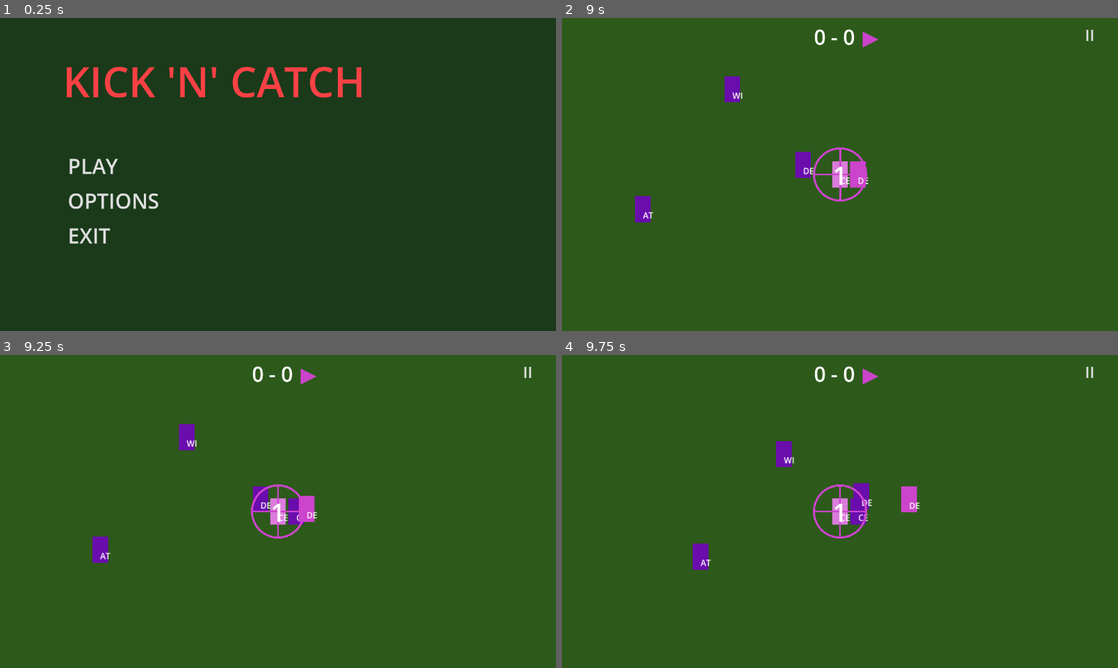
Above: before the commit, frames 1-4 (two rows, left to right).
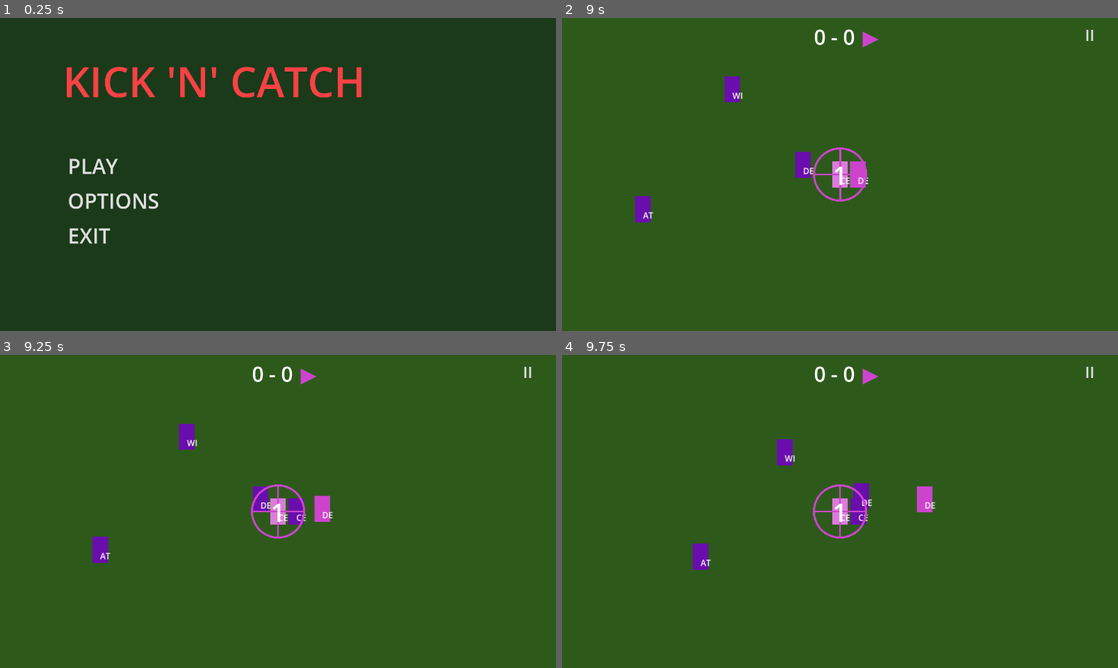
Above: after the commit, the same moments.

Repository: DockerSox/kick-n-catchv3
Game: Godot game, scene res://Scenes/title.tscn
Two runs of this game, one before a commit and one after it. Both use one fixed random seed, a clock stepped at 60 frames per second and the inputs below.
Inputs:
- Up to frame 1 (0.25 s): no input
- Up to frame 2 (9 s): click "PLAY" at 0.5 s; click "START GAME" at 1.25 s; tap Enter at 2, 6.5 s; tap Space (p1_kick) at 2.1, 3.6, 5.1, 5.75, 6.6, 8.1 s; hold A (p1_left) 2.78-3.53 s; tap Keypad Enter (p2_kick) every 1.5 s from 2.85 to 8.85 s; hold A (p1_left) 5.03-7.28 s
- Up to frame 3 (9.25 s): no input
- Up to frame 4 (9.75 s): hold A (p1_left) from 9.53 s (still down); tap Space (p1_kick) at 9.6 s

Frames 1-2 are identical in both runs. In frame 3, 0.5% of the frame differs, in the area x 32-60%, y 22-54%; in frame 4, 0.6%, in the area x 38-68%, y 26-51%.

Commit message:
bug fixes

Diff:
--- a/Scenes/pitch.tscn
+++ b/Scenes/pitch.tscn
@@ -82,6 +82,7 @@
 unit_color = Color(0.8, 0.26666668, 0.8, 1)
 
 [node name="Crosshair" parent="." unique_id=402353958 instance=ExtResource("3_qkjbr")]
+RADIUS_INNER = 200.0
 RADIUS_MIDDLE = 350.0
 MOVE_SPEED = 350.0
 COUNTDOWN_TIME = {
@@ -197,3 +198,21 @@
 theme_override_font_sizes/font_size = 72
 horizontal_alignment = 1
 vertical_alignment = 1
+
+[node name="DefenderArrow" type="Label" parent="UI" unique_id=1258947356]
+visible = false
+offset_right = 40.0
+offset_bottom = 23.0
+theme_override_font_sizes/font_size = 36
+
+[node name="GoalLabel" type="Label" parent="UI" unique_id=504640291]
+process_mode = 3
+visible = false
+anchors_preset = 15
+anchor_right = 1.0
+anchor_bottom = 1.0
+grow_horizontal = 2
+grow_vertical = 2
+theme_override_font_sizes/font_size = 96
+horizontal_alignment = 1
+vertical_alignment = 1
--- a/Scenes/unit.tscn
+++ b/Scenes/unit.tscn
@@ -7,6 +7,12 @@
 
 [node name="Unit" type="Area2D" unique_id=253754495]
 script = ExtResource("1_yjw0f")
+
+[node name="Border" type="ColorRect" parent="." unique_id=69689989]
+offset_left = -17.0
+offset_top = -27.0
+offset_right = 17.0
+offset_bottom = 27.0
 
 [node name="CollisionShape2D" type="CollisionShape2D" parent="." unique_id=446269883]
 shape = SubResource("RectangleShape2D_fc6p6")
--- a/Scripts/pitch.gd
+++ b/Scripts/pitch.gd
@@ -11,7 +11,10 @@
 @onready var arrow_left: Label = $UI/ArrowLeft
 @onready var arrow_right: Label = $UI/ArrowRight
 @onready var match_end_label: Label = $UI/MatchEndLabel
-
+@onready var defender_arrow: Label = $UI/DefenderArrow
+@onready var goal_label: Label = $UI/GoalLabel
+
+var human_defender: Node2D = null
 var attacking_team: String = "A"
 var aiming_unit: Node2D = null
 var all_units_a: Array = []
@@ -111,6 +114,7 @@
 func _process(delta: float) -> void:
 	camera.position = camera.position.lerp(camera_target, CAMERA_SPEED * delta)
 	_check_role_rotation()
+	_update_defender_arrow()
 
 # --- Private/internal helpers ---
 
@@ -166,6 +170,7 @@
 	return arr[0]
 
 func _assign_defenders() -> void:
+	human_defender = null
 	var defending_units: Array = all_units_b if attacking_team == "A" else all_units_a
 	var attacking_units: Array = all_units_a if attacking_team == "A" else all_units_b
 
@@ -177,6 +182,8 @@
 		unit.is_defending = false
 		unit.human_defending = false
 		unit.assigned_target = null
+		unit.set_human_defender_highlight(false)
+
 	for unit in attacking_units:
 		if unit != aiming_unit:
 			unit.is_defending = false
@@ -231,12 +238,15 @@
 		var give_human: bool = is_human_defending and not human_assigned
 		if give_human:
 			human_assigned = true
+			human_defender = defender
 			var prefix: String = "p2_aim" if attacking_team == "A" else "p1_aim"
 			defender.set_as_defender(nearest, true,
 				prefix + "_up", prefix + "_down",
 				prefix + "_left", prefix + "_right")
+			defender.set_human_defender_highlight(true)
 		else:
 			defender.set_as_defender(nearest, false)
+			defender.set_human_defender_highlight(false)
 
 func _assign_attack_roles() -> void:
 	var attacking_units: Array = all_units_a if attacking_team == "A" else all_units_b
@@ -404,16 +414,33 @@
 		arrow_right.add_theme_color_override("font_color", attacking_color)
 
 func _score_goal(team: String) -> void:
+	# Determine which player scored
+	var goal_text: String
 	if team == "A":
 		GameState.score_a += 1
+		goal_text = "P1 GOAL!" if GameState.team_a_player == 1 else "TEAM A GOAL!"
 	else:
 		GameState.score_b += 1
+		goal_text = "P2 GOAL!" if GameState.team_b_player == 1 else "TEAM B GOAL!"
+
+	# Show goal text with brief freeze
+	goal_label.text = goal_text
+	goal_label.add_theme_color_override("font_color",
+		aiming_unit.unit_color if aiming_unit != null else Color.WHITE)
+	goal_label.visible = true
+	get_tree().paused = true
+	goal_label.process_mode = Node.PROCESS_MODE_ALWAYS
+
+	await goal_label.get_tree().create_timer(1.5).timeout
+
+	get_tree().paused = false
+	goal_label.visible = false
 	update_score()
 
 	if GameState.score_a >= 2 or GameState.score_b >= 2:
 		_end_match()
 	else:
-		await get_tree().create_timer(1.5).timeout
+		await get_tree().create_timer(0.5).timeout
 		_reset_positions()
 
 func _reset_positions() -> void:
@@ -515,4 +542,47 @@
 	runner = old_prepper
 	dragger = old_runner
 	prepper = old_dragger
+	# Nudge new dragger away from crosshair immediately
+	if dragger != null:
+		var away_dir: Vector2 = (dragger.position - crosshair.position).normalized()
+		if away_dir == Vector2.ZERO:
+			away_dir = Vector2(1.0, 0.0)
+		dragger.position += away_dir * 30.0
 	_update_attack_targets()
+
+func _update_defender_arrow() -> void:
+	if human_defender == null:
+		defender_arrow.visible = false
+		return
+
+	# Convert unit world position to screen position
+	var screen_pos: Vector2 = get_viewport().get_camera_2d().get_screen_center_position()
+	var viewport_size: Vector2 = get_viewport_rect().size
+	var half_size: Vector2 = viewport_size / 2.0
+
+	# Get unit position relative to camera centre
+	var unit_screen_x: float = (human_defender.position.x - screen_pos.x) * camera.zoom.x + half_size.x
+	var unit_screen_y: float = (human_defender.position.y - screen_pos.y) * camera.zoom.y + half_size.y
+
+	var on_screen: bool = unit_screen_x >= 0 and unit_screen_x <= viewport_size.x and \
+						  unit_screen_y >= 0 and unit_screen_y <= viewport_size.y
+
+	if on_screen:
+		defender_arrow.visible = false
+		return
+
+	# Show arrow on the appropriate side
+	defender_arrow.visible = true
+	defender_arrow.add_theme_color_override("font_color", human_defender.unit_color)
+
+	# Clamp y to viewport bounds with padding
+	var arrow_y: float = clamp(unit_screen_y, 30.0, viewport_size.y - 30.0)
+
+	if unit_screen_x < 0:
+		# Off left side
+		defender_arrow.text = "◀"
+		defender_arrow.position = Vector2(10.0, arrow_y - 20.0)
+	else:
+		# Off right side
+		defender_arrow.text = "▶"
+		defender_arrow.position = Vector2(viewport_size.x - 40.0, arrow_y - 20.0)
--- a/Scripts/unit.gd
+++ b/Scripts/unit.gd
@@ -36,10 +36,12 @@
 
 @onready var color_rect: ColorRect = $ColorRect
 @onready var name_label: Label = $NameLabel
+@onready var border: ColorRect = $Border
 
 func _ready() -> void:
 	color_rect.color = unit_color
 	name_label.text = role.substr(0, 2).to_upper()
+	border.visible = false
 
 func _physics_process(delta: float) -> void:
 	if role == "goalie":
@@ -54,6 +56,9 @@
 		return
 	if attack_role != AttackRole.NONE:
 		_handle_attack_movement(delta)
+
+func set_human_defender_highlight(value: bool) -> void:
+	border.visible = value
 
 func _handle_attack_movement(delta: float) -> void:
 	match attack_role:
@@ -76,6 +81,11 @@
 			runner_reached = true
 			runner_reached_timer = RUNNER_REACHED_DELAY
 	else:
+		# If crosshair has moved significantly, reset runner state
+		if dist > RUNNER_REACH_DIST * 3.0:
+			runner_reached = false
+			runner_timer = 0.0
+			return
 		runner_reached_timer += delta
 		if runner_reached_timer >= RUNNER_REACHED_DELAY:
 			var pitch: Node = get_parent().get_parent()
@@ -129,7 +139,25 @@
 func _avoid_forbidden(new_pos: Vector2) -> Vector2:
 	for rect in forbidden_rects:
 		if rect.has_point(new_pos):
-			return position
+			# Slide along the nearest edge instead of cancelling
+			var current_in_rect: bool = rect.has_point(position)
+			if current_in_rect:
+				return position  # already inside, don't move further
+
+			# Find which axis to slide on
+			var from_left: bool = position.x < rect.position.x
+			var from_right: bool = position.x > rect.end.x
+			var from_top: bool = position.y < rect.position.y
+			var from_bottom: bool = position.y > rect.end.y
+
+			if from_left or from_right:
+				# Approaching horizontally — allow vertical sliding
+				return Vector2(position.x, new_pos.y)
+			elif from_top or from_bottom:
+				# Approaching vertically — allow horizontal sliding
+				return Vector2(new_pos.x, position.y)
+			else:
+				return position
 	return new_pos
 
 func set_as_aiming(value: bool) -> void:
